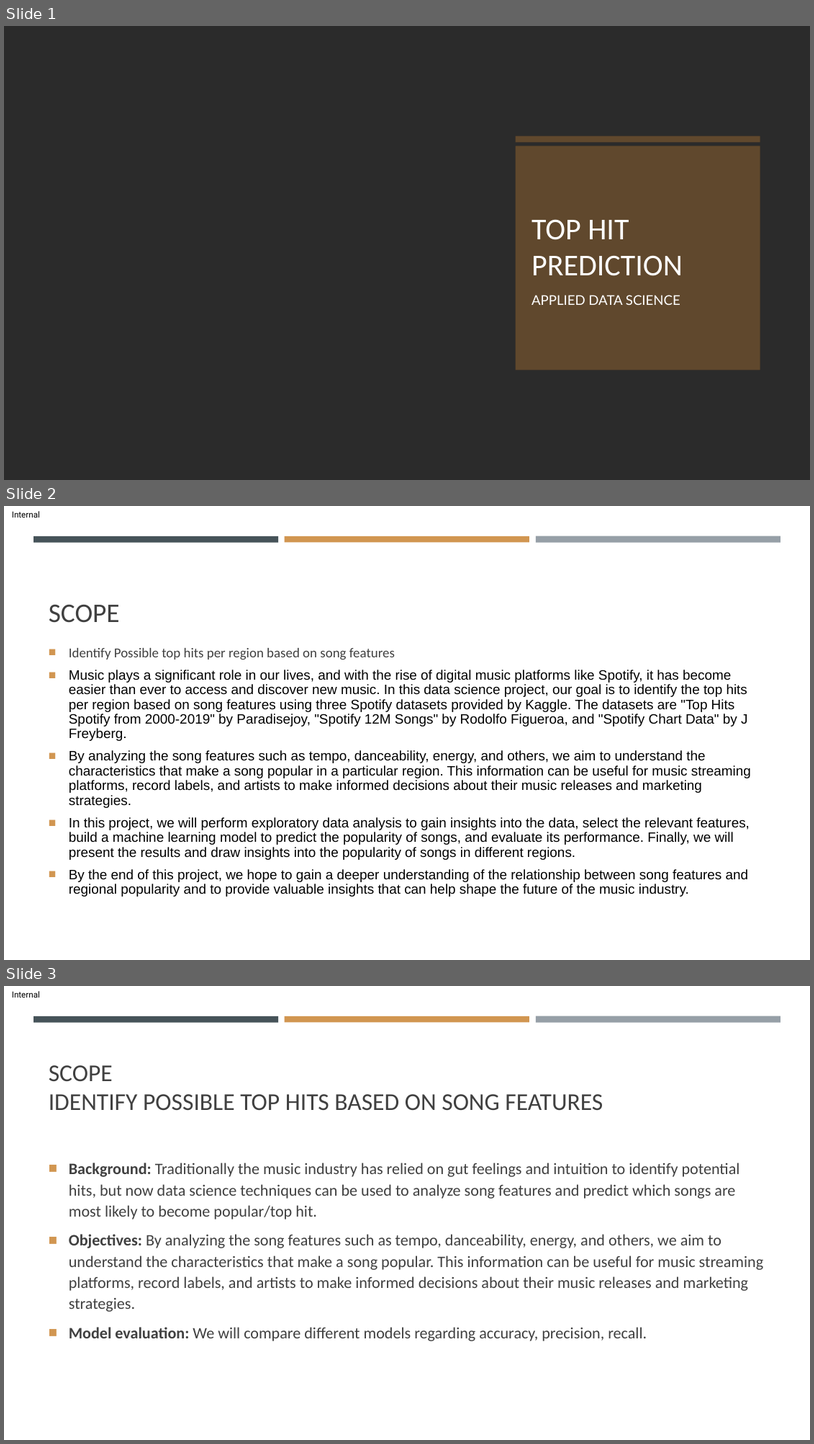
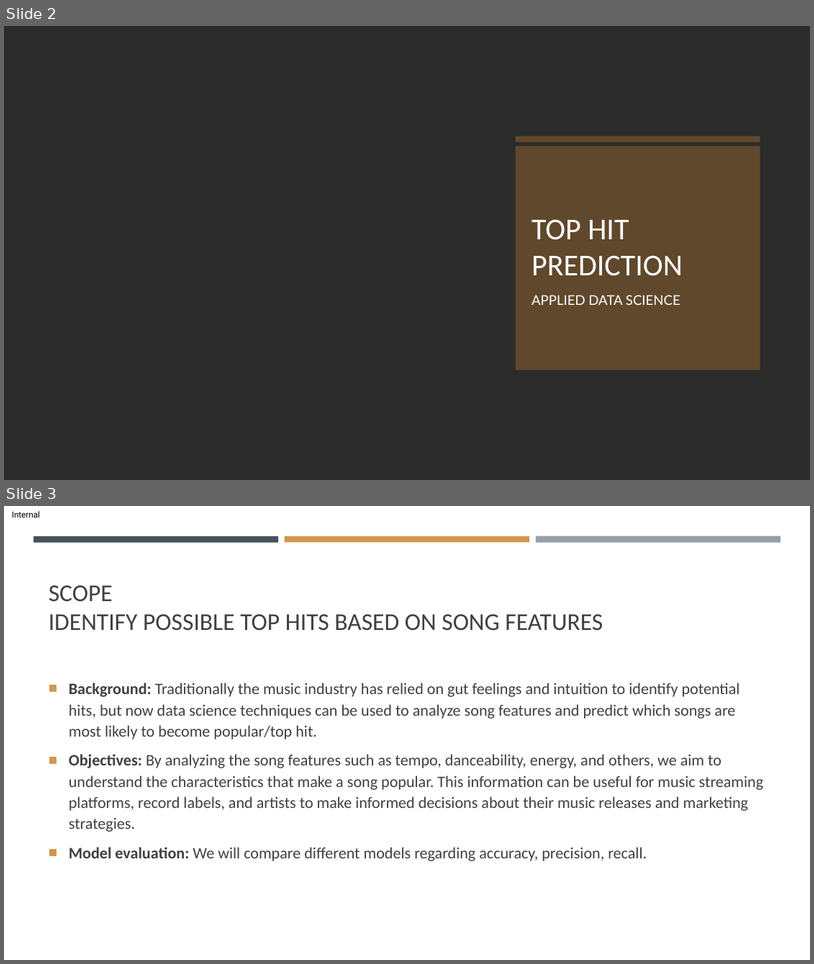
Before and after one commit to SvenWeiss-HDM/Classification, a slide deck: HDM Data Science v0226.pptx. Shown one above the other, each under a label of ours: slides 1, 2 and 3 before the commit, slides 2 and 3 after it. The pictures are 814x1444 and 814x964 pixels, drawn with LibreOffice and Linux fonts; fonts in the diff are those of the drawing; background and template pictures are left out; a plain dark background stands for a picture behind light text. Boxes give left, top, right and bottom in pixels: in the first picture for what was removed or moved away, otherwise in the second. Text is boxed around its words. In the diff, an @@ line names an element or a change of style, - is before the commit and + after.

```diff
--- a/HDM Data Science v0226.pptx
+++ b/HDM Data Science v0226.pptx
@@ slide 2 removed at bbox=[4, 506, 810, 960], background #FFFFFF; not listed: 4 template elements that a slide beside it also shows @@
@@ title removed at bbox=[49, 605, 120, 623] @@
-SCOPE
@@ text removed at bbox=[69, 669, 751, 896] @@
-■ Identify Possible top hits per region based on song features
-■ Music plays a significant role in our lives, and with the rise of digital music platforms like Spotify, it has become easier than ever to access and discover new music. In this data science project, our goal is to identify the top hits per region based on song features using three Spotify datasets provided by Kaggle. The datasets are "Top Hits Spotify from 2000-2019" by Paradisejoy, "Spotify 12M Songs" by Rodolfo Figueroa, and "Spotify Chart Data" by J Freyberg.
-■ By analyzing the song features such as tempo, danceability, energy, and others, we aim to understand the characteristics that make a song popular in a particular region. This information can be useful for music streaming platforms, record labels, and artists to make informed decisions about their music releases and marketing strategies.
-■ In this project, we will perform exploratory data analysis to gain insights into the data, select the relevant features, build a machine learning model to predict the popularity of songs, and evaluate its performance. Finally, we will present the results and draw insights into the popularity of songs in different regions.
-■ By the end of this project, we hope to gain a deeper understanding of the relationship between song features and regional popularity and to provide valuable insights that can help shape the future of the music industry.
@@ what was slide 1 is now slide 2 @@
```
Also in this commit, not shown: 1 slide changed, 1 other file.
